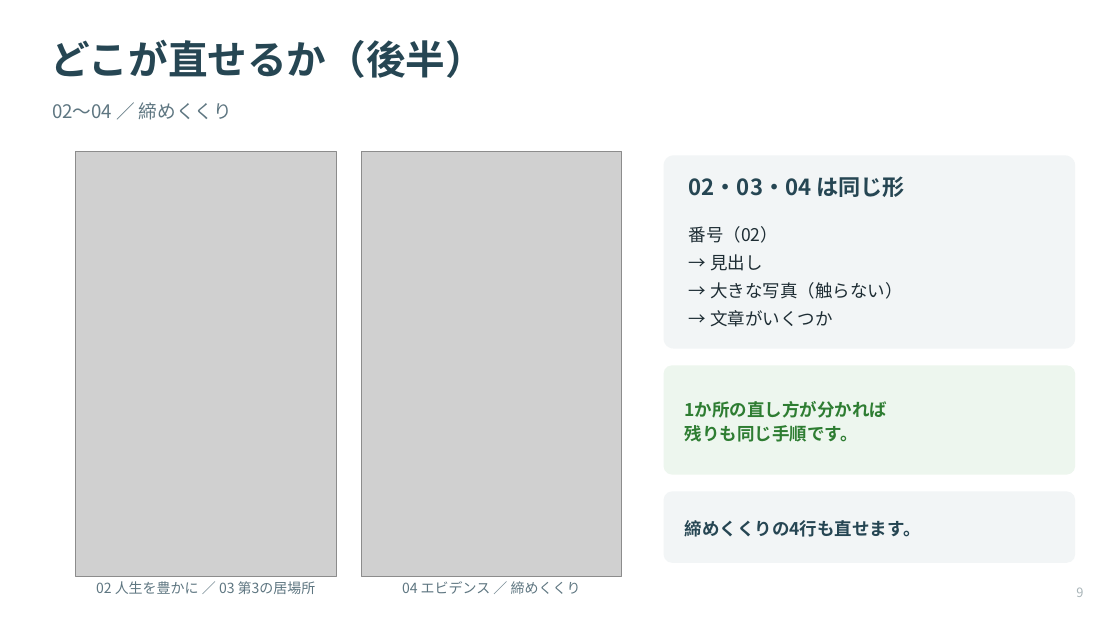
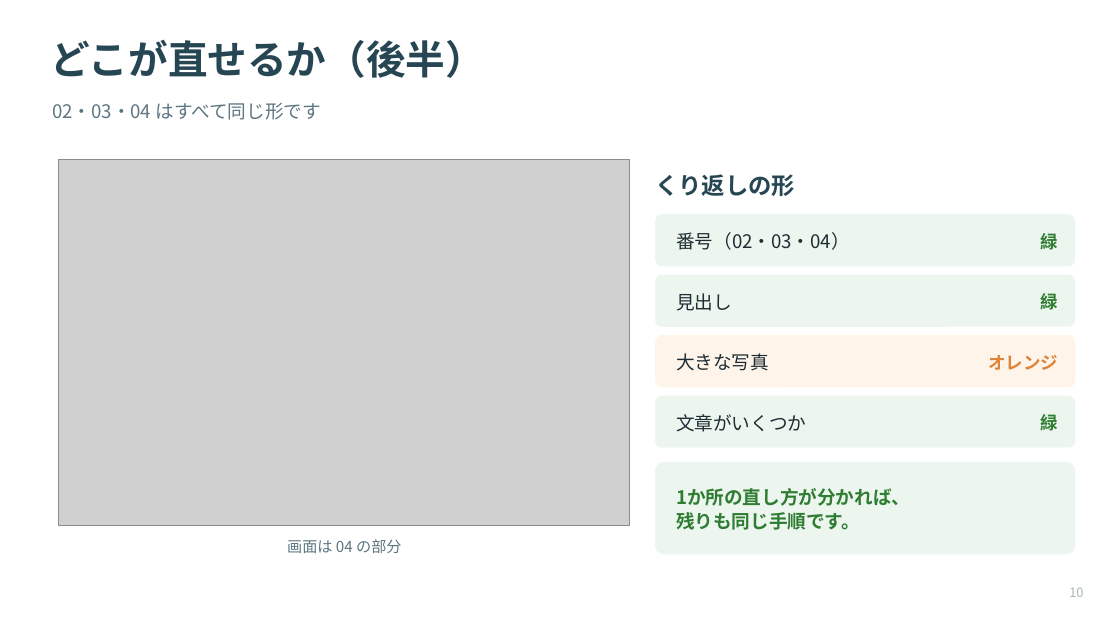
Before and after one commit to Kkenjis/dev-aspath-life, a slide deck: slide 11 of _wp移行素材/★引継ぎ資料/★山口様向け_ASPATHについて_文章の直し方.pptx (slide 10 before the commit). Drawn at 1120x630 pixels with LibreOffice and Linux fonts; fonts in the diff are those of the drawing; grey boxes stand for pictures. Boxes give left, top, right and bottom in pixels: in the first picture for what was removed or moved away, otherwise in the second. Text is boxed around its words. In the diff, an @@ line names an element or a change of style, - is before the commit and + after.

```diff
--- a/_wp移行素材/★引継ぎ資料/★山口様向け_ASPATHについて_文章の直し方.pptx
+++ b/_wp移行素材/★引継ぎ資料/★山口様向け_ASPATHについて_文章の直し方.pptx
@@ text at [52,103,320,120]: text changed @@
-02〜04 ／ 締めくくり
+02・03・04 はすべて同じ形です
@@ picture: place and size @@
-picture at [76,151,336,576]
+picture at [59,160,630,526]
@@ picture removed at [361,151,622,576] @@
@@ text added at [655,174,795,196], 20 pt, text #264653, bold @@
+くり返しの形
@@ rounded rectangle at [655,214,1075,266]: fill #F2F5F6 to #EDF6EE; proportions changed @@
@@ rounded rectangle: place and size @@
-rounded rectangle at [664,155,1075,349]
+rounded rectangle at [655,214,1075,266]
@@ text at [676,232,850,250]: text changed; size 19 to 16 pt; text colour #264653 to #1E2D34; bold off @@
-02・03・04 は同じ形
+番号（02・03・04）
@@ text added at [1041,230,1058,253], 15 pt, text #2E7D32, bold @@
+緑
@@ rounded rectangle added at [655,275,1075,327], fill #EDF6EE @@
@@ text at [676,293,732,311]: text changed; size 15 to 16 pt @@
-番号（02）
-→ 見出し
-→ 大きな写真（触らない）
-→ 文章がいくつか
+見出し
@@ text added at [1041,291,1058,314], 15 pt, text #2E7D32, bold @@
+緑
@@ rounded rectangle added at [655,335,1075,387], fill #FFF4EA @@
@@ text added at [676,353,769,371], 16 pt, text #1E2D34 @@
+大きな写真
@@ text added at [988,355,1058,370], 15 pt, text #DD8236, bold @@
+オレンジ
@@ rounded rectangle: place and size @@
-rounded rectangle at [664,365,1075,475]
+rounded rectangle at [655,396,1075,448]
@@ rounded rectangle at [655,396,1075,448]: proportions changed @@
@@ text added at [676,414,806,432], 16 pt, text #1E2D34 @@
+文章がいくつか
@@ text added at [1041,412,1058,435], 15 pt, text #2E7D32, bold @@
+緑
@@ rounded rectangle: place and size @@
-rounded rectangle at [664,492,1075,563]
+rounded rectangle at [655,462,1075,555]
@@ rounded rectangle at [655,462,1075,555]: fill #F2F5F6 to #EDF6EE; proportions changed @@
@@ text "1か所の直し方が分かれば、": place and size @@
-text "1か所の直し方が分かれば、" at [685,401,888,442]
+text "1か所の直し方が分かれば、" at [676,488,910,530]
@@ text at [676,488,910,506]: text changed; size 15 to 16 pt @@
-1か所の直し方が分かれば
+1か所の直し方が分かれば、
@@ text added at [287,539,401,553], 13 pt, text #5E7681 @@
+画面は 04 の部分
@@ text at [676,512,860,530]: size 15 to 16 pt in "残りも同じ手順です。" @@
@@ text removed at [685,520,921,537] @@
-締めくくりの4行も直せます。
@@ text removed at [96,581,316,594] @@
-02 人生を豊かに ／ 03 第3の居場所
@@ text removed at [402,581,581,594] @@
-04 エビデンス ／ 締めくくり
@@ text at [1069,587,1083,597]: text changed @@
-9
+10
```
Also in this commit, not shown: 6 other slides changed, 2 slides added, 1 slide removed, 6 other files.
